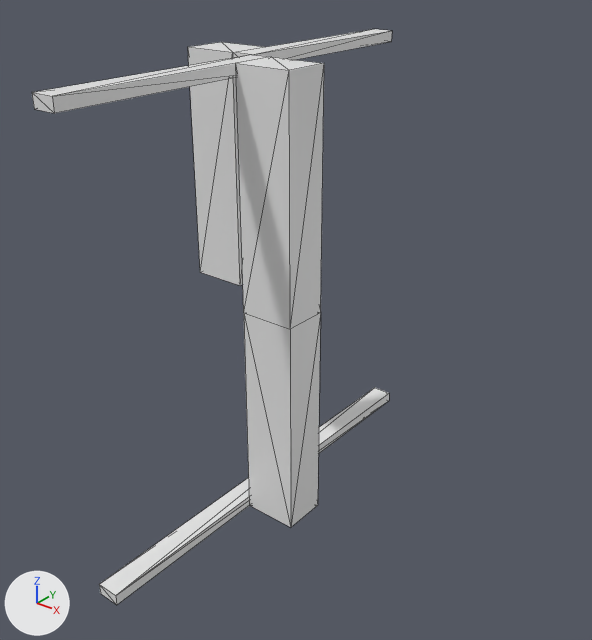
What one commit did to the OBJ model Data/bmc/tiles_structure/t_167.obj.
Both versions are drawn from a 50 mm lens placed at (1.101, -1.239, 0.731), pointed at (-0.021, 0.164, -0.138). The lights are fixed; the arrows at lower left show +X, +Y and +Z. Mesh edges are drawn as thin lines. Where no turn or scale is listed for an object, it has been applied to the vertices.

In view in the first picture: 't_167'.
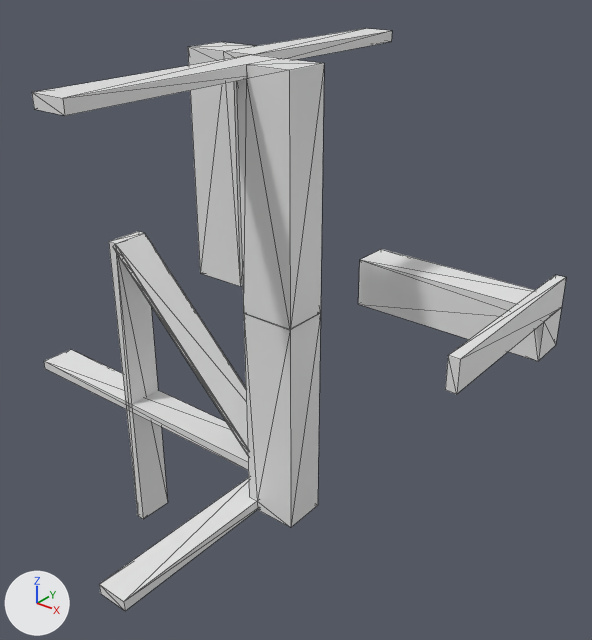
Boxes (x1, y1, x2, y2) around the edits, measured in the pictures (592 x 640 px):
't_167', reshaped (48% wider): before (32, 29, 392, 605); after (32, 28, 566, 611)
part 1 of me_t_167, added: after (358, 249, 566, 394)
part 2 of me_t_167, built on: before (32, 29, 389, 605); after (32, 28, 380, 611)

Edits to the bpy script that builds the scene:
```text
Change me_t_167:
    used by ob_t_167; location = (0.0, 0.0, 0.0)
    remove me_t_167.from_pydata(...)  # 40 vertices, 72 faces; spans x -0.175..0.175, y -0.5..0.5, z -0.5..0.5
    add me_t_167.from_pydata(...)  # 160 vertices, 308 faces; spans x -0.875..0.5, y -0.5..0.5, z -0.875..0.5
    me_t_167 part 1: a new loose piece of 18 vertices spanning x 0.0..0.5, y 0.0..0.5, z -0.175..0.0
    me_t_167 part 2
    18 vertices are removed from x -0.175..0.05, y -0.5..0.5, z -0.5..0.5
    62 faces are deleted
    2 vertices move from x 0.05, y -0.5, z -0.5..-0.475 to x 0.075, y -0.5, z -0.5..-0.475
    83 vertices are added at x -0.875..0.175, y -0.5..0.5, z -0.875..0.5
    5 new vertices lie (0.0, 0.1, 0.0) away from vertices in x -0.075..0.0, y 0.0, z -0.5..0.5
    5 new vertices lie (0.0, -0.1, 0.0) away from vertices in x 0.05..0.075, y 0.0, z -0.5..0.5
    10 new vertices lie (0.059, 0.0, -0.059) away from vertices in x -0.425..-0.12, y 0.0..0.1, z -0.366..-0.06
    5 new vertices lie (-0.03, 0.0, 0.03) away from vertices in x -0.426..-0.416, y 0.0..0.1, z -0.07..-0.06
    6 new vertices lie (0.119, 0.0, -0.119) away from vertices in x -0.366..-0.358, y 0.0..0.1, z -0.128..-0.12
    6 new vertices lie (0.0, 0.1, 0.0) away from vertices in x -0.5..0.05, y -0.1..0.0, z -0.875..0.0
    266 new faces join them
```
